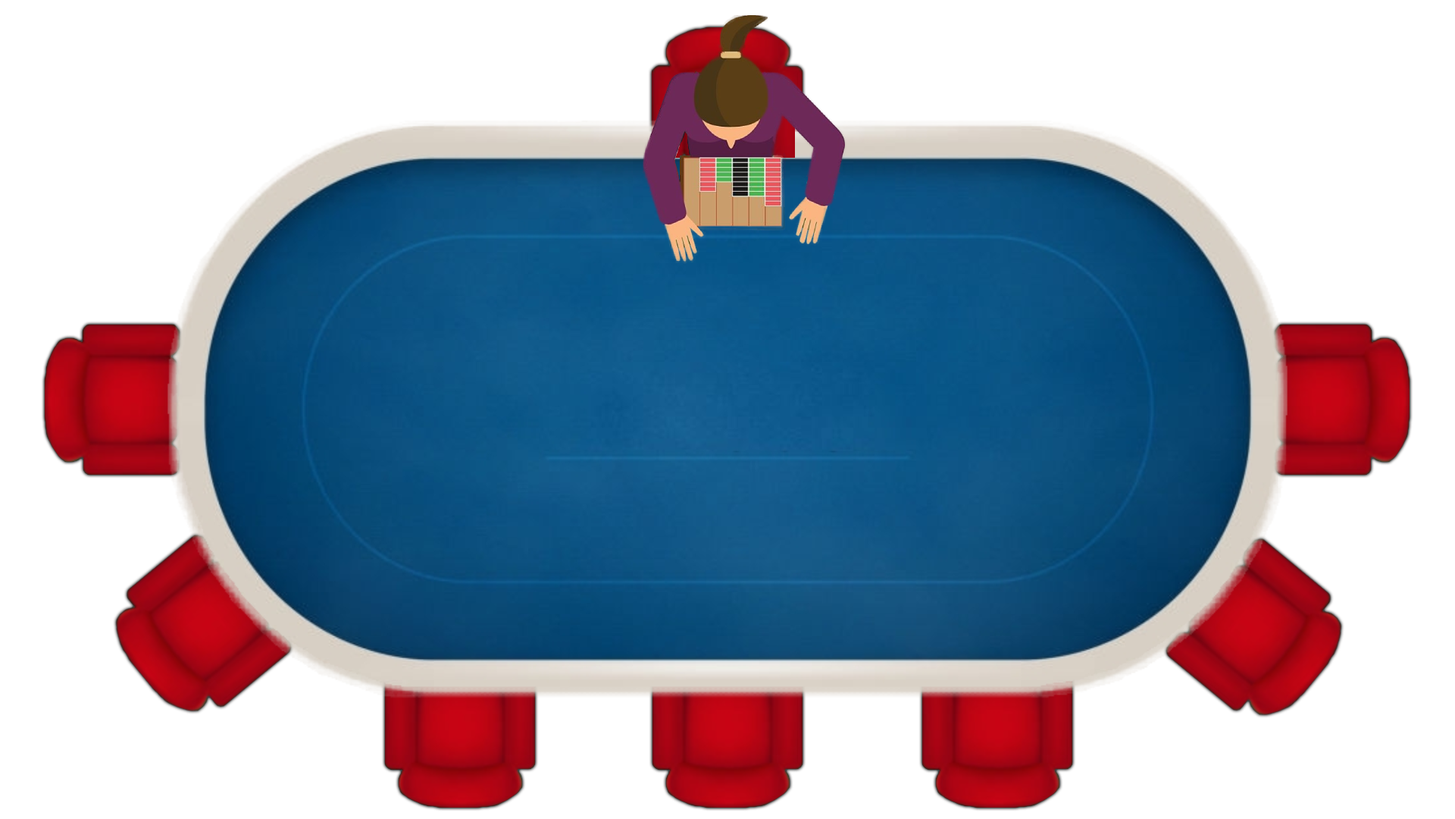
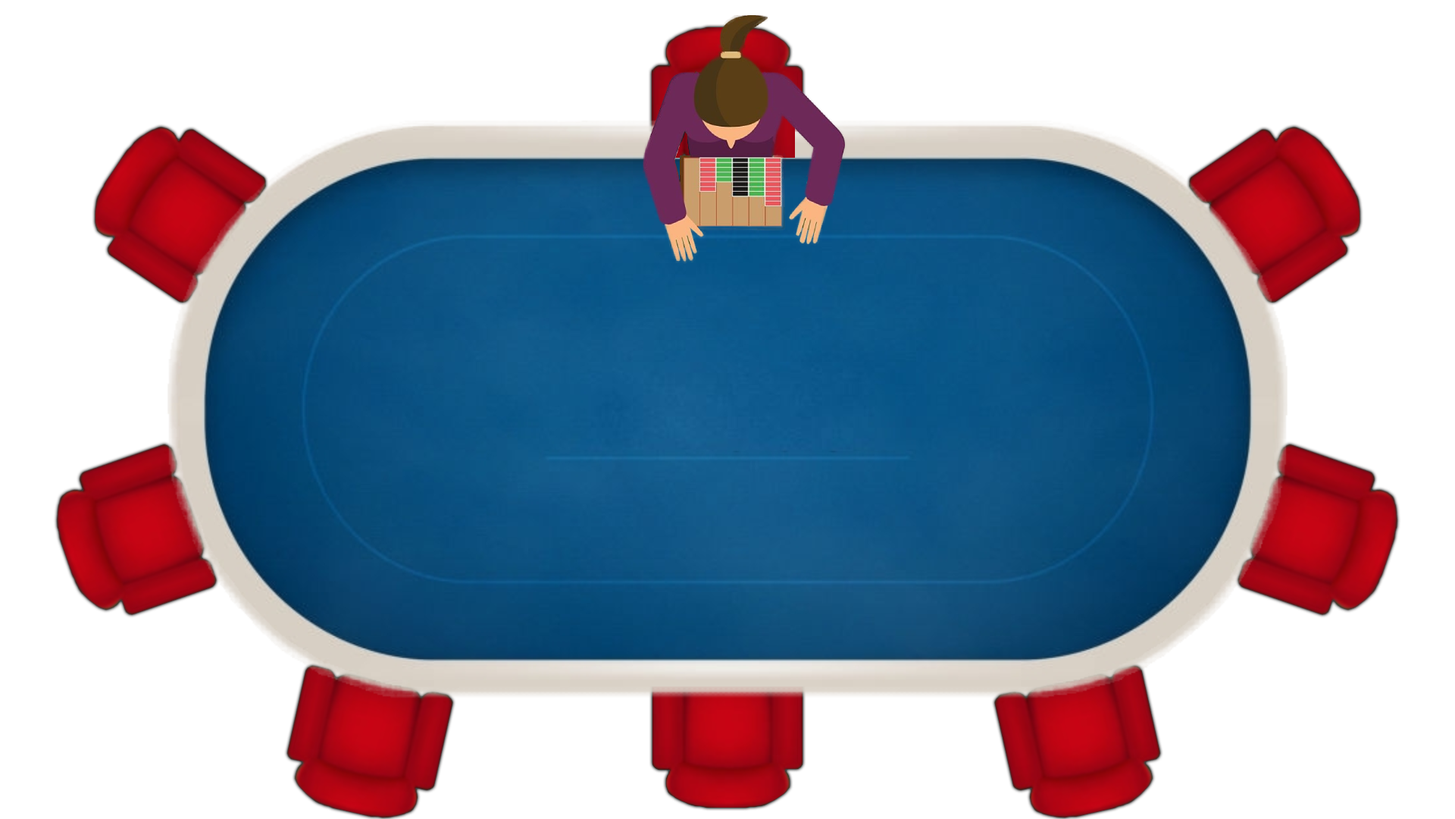
Revision of a layered w=1455, h=819 image; what changed, layer by layer:
removed layer "bottom-right copy 2" from group "chairs" over left=1165, top=537, right=1343, bottom=716
removed layer "bottom-left copy" from group "chairs" over left=115, top=533, right=292, bottom=712
added layer "top-left" in group "chairs" over left=93, top=126, right=267, bottom=304
added layer "top-right" in group "chairs" over left=1188, top=126, right=1362, bottom=304
moved "left" above "right", painted on it over left=44, top=324, right=218, bottom=616
painted on "right" over left=1237, top=324, right=1410, bottom=616
painted on "bottom-left" over left=286, top=663, right=536, bottom=819
painted on "bottom-right" over left=922, top=663, right=1162, bottom=819
